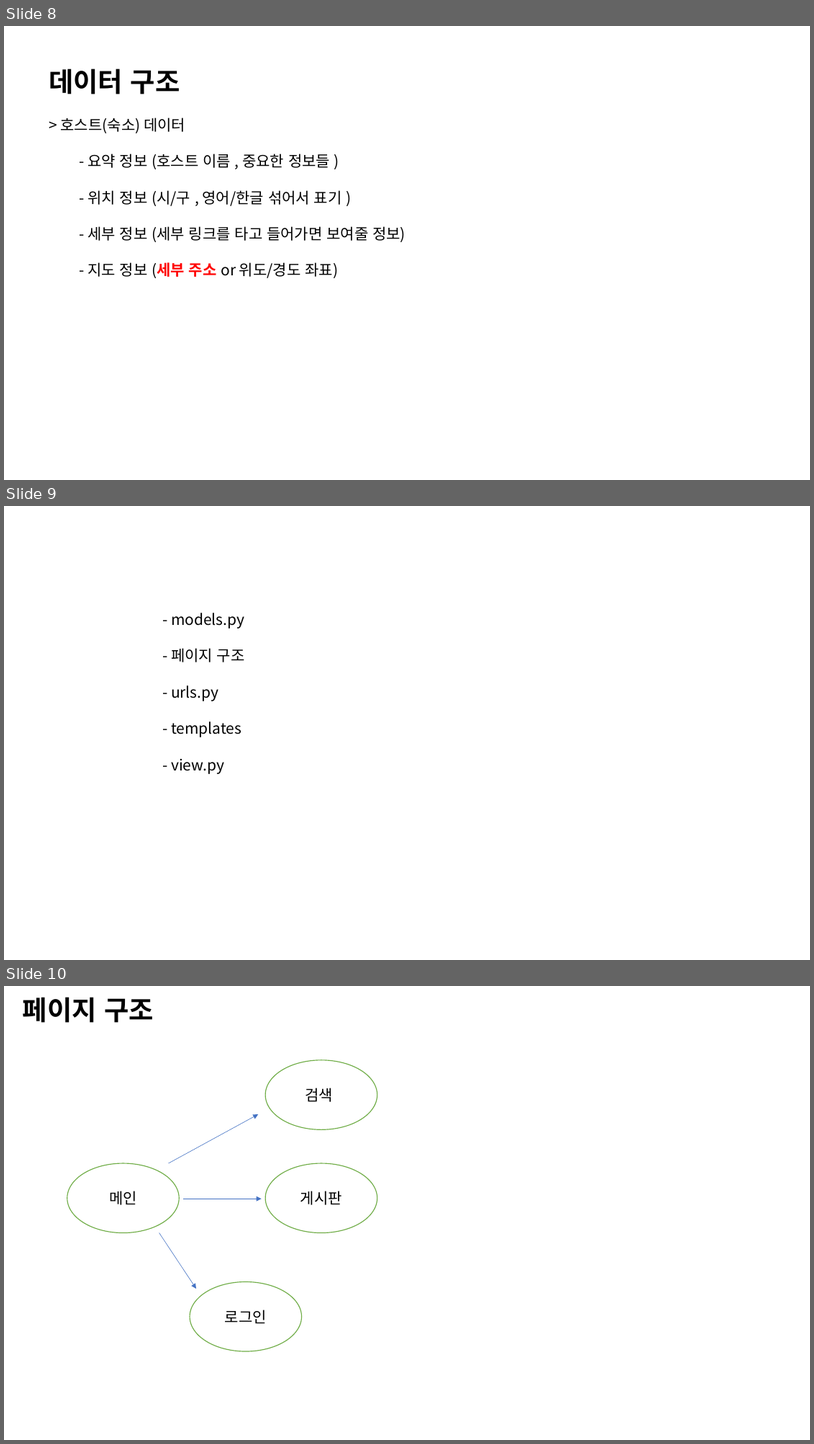
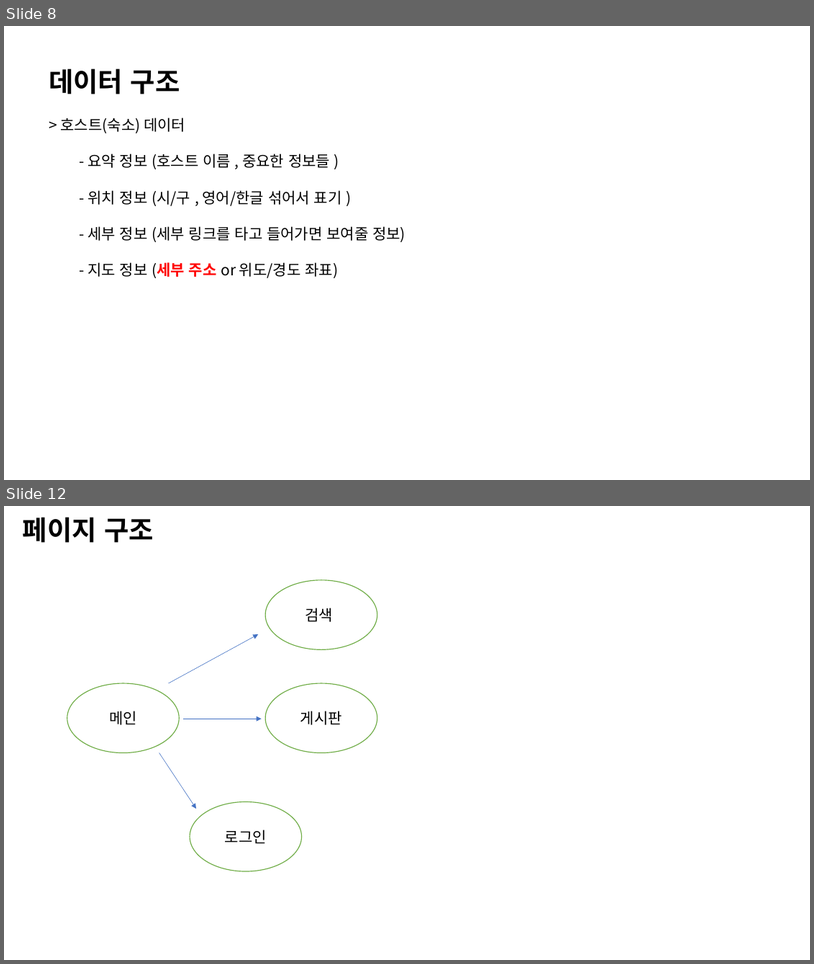
Before and after one commit to bomiiisong/Airbnb, a slide deck: 웹사이트.pptx. Shown one above the other, each under a label of ours: slides 8, 9 and 10 before the commit, slides 8 and 12 after it; the slides between them are not shown. The pictures are 814x1444 and 814x964 pixels, drawn with LibreOffice and Linux fonts; fonts in the diff are those of the drawing. Boxes give left, top, right and bottom in pixels: in the first picture for what was removed or moved away, otherwise in the second. Text is boxed around its words. In the diff, an @@ line names an element or a change of style, - is before the commit and + after.

```diff
--- a/웹사이트.pptx
+++ b/웹사이트.pptx
@@ slide 9 removed at (4,506,810,960), background #FFFFFF @@
@@ text removed at (171,613,245,774) @@
-- models.py
-- 페이지 구조
-- urls.py
-- templates
-- view.py
@@ what was slide 10 is now slide 12 @@
```
Also in this commit, not shown: 3 slides added, 1 other file.
